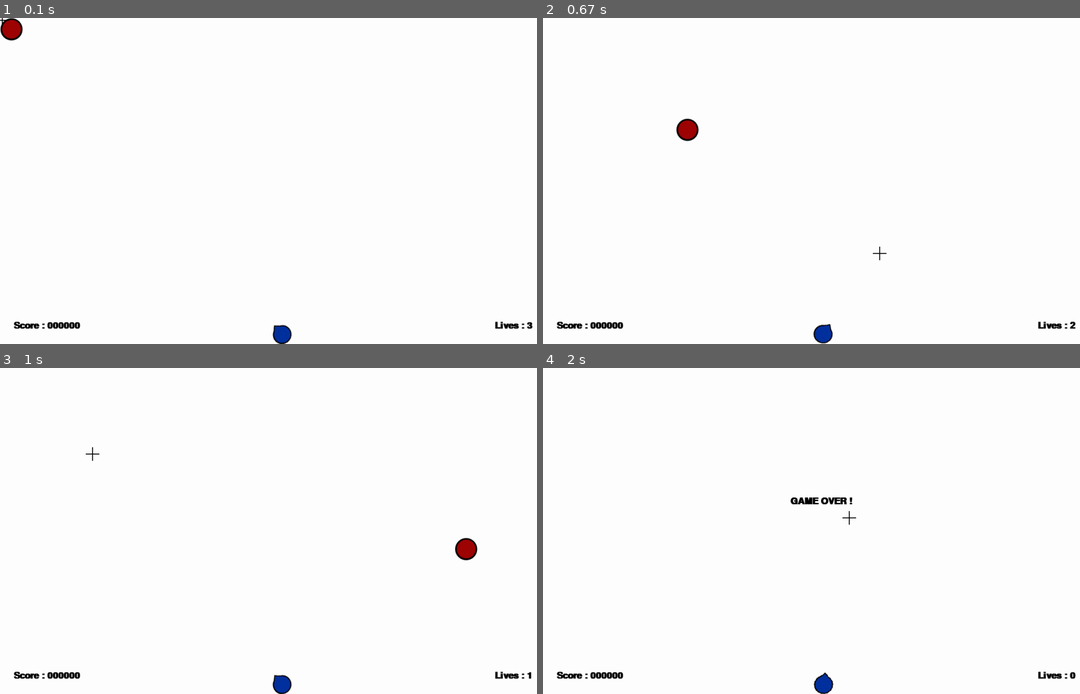
Above: before the commit, frames 1-4 (two rows, left to right).
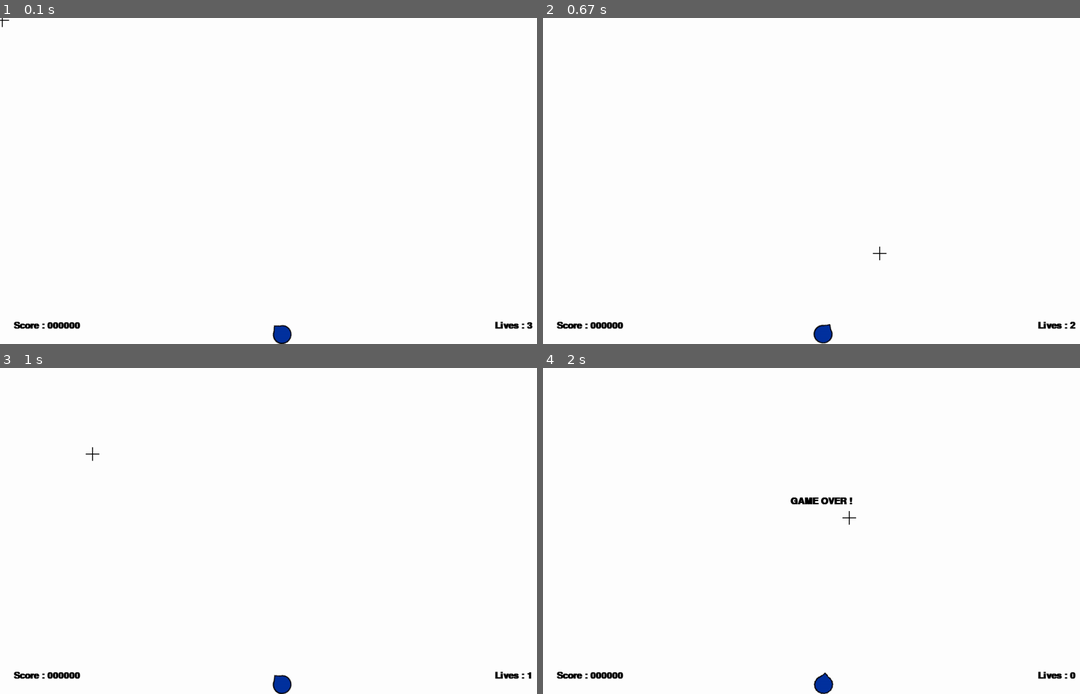
Above: after the commit, the same moments.

Repository: fanagiannis/DECK-COMMANDER
Game: pygame game, started from Game.py
The game is run twice, just before and just after one commit, with the same random seed, the same clock (stepped at 60 frames per second) and the same inputs.
Inputs (mouse positions are in pixels of both pictures, inside the frame that each line leads up to):
- Up to frame 1 (0.1 s): no input
- Up to frame 2 (0.67 s): press the mouse at (687, 184) at 0.37 s; move the mouse to (784, 216) at 0.47 s; release the mouse at (881, 252) at 0.6 s
- Up to frame 3 (1 s): press the mouse at (144, 534) at 0.7 s; move the mouse to (118, 495) at 0.8 s; release the mouse at (91, 452) at 0.93 s
- Up to frame 4 (2 s): press the mouse at (687, 534) at 1.03 s; move the mouse to (666, 501) at 1.13 s; release the mouse at (645, 469) at 1.27 s; press the mouse at (687, 534) at 1.37 s; move the mouse to (800, 521) at 1.47 s; release the mouse at (913, 511) at 1.6 s; press the mouse at (687, 534) at 1.7 s; move the mouse to (768, 524) at 1.8 s; release the mouse at (849, 517) at 1.93 s

The runs differ from the first frame. In frame 1, 0.2% of the frame differs, in the area x 0-5%, y 0-8%; in frame 2, 0.2%, in the area x 24-29%, y 30-38%; in frame 3, 0.2%; in frame 4, nothing differs.

Commit message:
GAME V0.6 MISSILE COMMAND TEST

Diff:
--- a/Game.py
+++ b/Game.py
@@ -52,15 +52,13 @@
             self.Fired=True
             self.pos = self.rect.center
             if P.lives>0:
-                print("1 ",self.Fired)
-                print("BANG")
                 screen_effect(COLOR_YELLOW)
                 if self.rect.colliderect(T.rect):
                     P.score+=score_value
                 else:
                     P.lives-=1
                 self.Fired=False
-                print("2 ",self.Fired)
+
 
     def update (self):
         #self.fire()
@@ -72,36 +70,51 @@
         self.image = pygame.image.load(LINK_ASSETS_TARGET)
         self.rect=self.image.get_rect()
         self.offset=self.image.get_height()
-        self.speed=2
-
-    def get_random_pos(self):
-        self.posx=random.randint(40,DISPLAY_WIDTH)
-        self.posy=random.randint(40,DISPLAY_HEIGHT-self.offset)
+        self.speed=1
+        self.posx=random.randint(40,DISPLAY_WIDTH-40)
+        self.posy=-100
         self.pos=(self.posx,self.posy)
-
-    def move(self):
+        self.rect.center=self.pos
+        print(self.pos)
+
+    def gravity(self):
+        #self.posy+=random.randint(40,DISPLAY_HEIGHT-self.offset)
+        if P.lives>0:
+            if self.posy<DISPLAY_HEIGHT:
+                self.posy+=self.speed
+                self.pos = (self.posx,self.posy)
+            else:
+                self.posx=random.randint(40,DISPLAY_WIDTH-40)
+                self.posy=-100
+                self.pos=(self.posx,self.posy)
+                P.lives-=1
+            if self.posy==DISPLAY_HEIGHT:
+                self.speed+=1
+
+    def what(self):
         self.velocity_x=0
         self.velocity_y=0
-        self.get_random_pos()
-        self.rect.center=self.pos
-        self.posx=self.rect.centerx
-        self.posy=self.rect.centery
-        self.final_posx=random.randint(100,DISPLAY_WIDTH)
-        self.final_posy=-100
-        print(self.final_posx,self.final_posy)
-        self.angle=math.degrees(math.atan2(self.posy-self.final_posx,self.posx-self.final_posy))
-
-        self.posx+= math.cos(self.angle)*self.speed
-        self.posy+= math.sin(self.angle)*self.speed
-        self.pos=(self.posx,self.posy)
-        print(self.pos)
-        print(self.final_posx,self.final_posy)
-        print(self.angle)
+        #self.get_random_pos()
+        #self.rect.center=self.pos
+
+
+    def move(self):
+       # self.posx=self.rect.centerx
+       # self.posy=self.rect.centery
+       # self.final_posx=random.randint(100,DISPLAY_WIDTH)
+       # self.final_posy=-100
+        #self.angle=math.degrees(math.atan2(self.posy-self.final_posx,self.posx-self.final_posy))
+
+        #self.posx+= math.cos(self.angle)*self.speed
+        #self.posy+= math.sin(self.angle)*self.speed
+        #self.pos=(self.posx,self.posy)
+
+        self.gravity()
         self.rect.center=self.pos
 
     def update(self):
         self.move()
-
+        pass
 
 class Player(pygame.sprite.Sprite):
     def __init__(self):
@@ -183,6 +196,7 @@
 
     ADS.update()
     P.update()
+    T.update()
 
 def eventhandler():
     if event.type==QUIT :
@@ -191,7 +205,7 @@
     if event.type == MOUSEBUTTONUP:
         if event.button == 1:       #LEFT CLICK
             ADS.fire(P)
-            T.update()
+            #T.update()
     if event.type == KEYDOWN:
         pressed_key=pygame.key.get_pressed()
         if pressed_key[K_TAB]:
